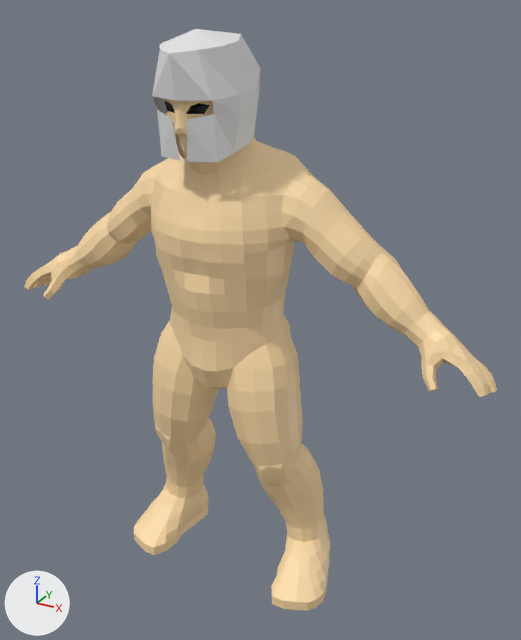
Renders of the Blender file Assets/Base Enemy/Base Enemy.blend from each side of a commit.
Rendered twice from a camera (50 mm lens) standing at (1.28, -2.06, 2.18) and looking at (0.11, 0.07, 1.11). The lights are fixed; the arrows at lower left show +X, +Y and +Z.

The older version as bpy lines, for what is in view:
```python
me_cylinder_001 = bpy.data.meshes.new('Cylinder.001')
me_cylinder_001.from_pydata(...)  # 25 vertices, 19 faces; spans x 0.0..0.148, y -0.273..0.095, z 1.733..2.106
me_plane_001 = bpy.data.meshes.new('Plane.001')
me_plane_001.from_pydata(...)  # 1523 vertices, 1684 faces; spans x -0.97..0.97, y -0.21..0.29, z 0.0..2.06
# faces by material slot: [1672, 12]
me_plane_001.materials.append(mat_skin)  # beige #ffdeaa
me_plane_001.materials.append(mat_eyes)  # black #000000
ob_1mid = bpy.data.objects.new('1Mid', None)
ob_1mid.location = (0.0, 0.0, 0.0)
ob_character = bpy.data.objects.new('Character', me_plane_001)
ob_character.location = (0.0, -0.044, 0.025)
ob_cylinder = bpy.data.objects.new('Cylinder', me_cylinder_001)
ob_cylinder.location = (0.0, 0.0, 0.0)
_m = ob_cylinder.modifiers.new('Mirror', 'MIRROR')
_m.use_clip = True
_m.mirror_object = ob_1mid
```
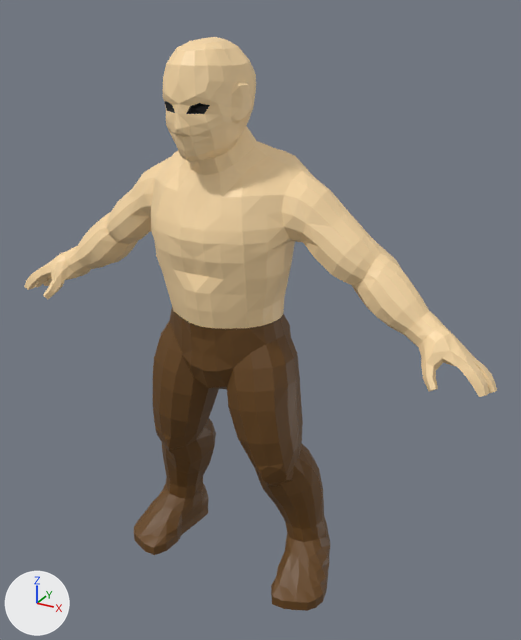
ob_1mid is not drawn itself; it is used by a modifier of ob_cylinder.

The newer file is also turned or shifted as a whole; pictures and numbers use the older file's frame.

Boxes (x1, y1, x2, y2) around the edits, measured in the pictures (521 x 640 px):
```json
{"object": "Character", "change": "shading changed, recoloured", "before": [31, 37, 330, 611], "after": [31, 37, 330, 611], "on screen": "beige to brown"}
{"object": "Cylinder", "change": "deleted", "before": [152, 29, 260, 162]}
{"part": 1, "of": "me_plane_001", "change": "shading changed", "before": [24, 98, 497, 397], "after": [24, 98, 497, 397]}
{"part": 2, "of": "me_plane_001", "change": "recoloured", "before": [134, 307, 330, 611], "after": [134, 307, 330, 611], "on screen": "beige to brown"}
```

Edits to the scene script, one JSON object a line:
```json
{"op": "add", "block": "mat_lowerbody", "code": ["mat_lowerbody = principled_material('LowerBody')", "mat_lowerbody.base_color = (0.138, 0.0598, 0.0102)  # brown #68451a"]}
{"block": "me_plane_001", "where": "me_plane_001.from_pydata(...)  # 1523 vertices, 1684 faces; spans x -0.97..0.97, y -0.21..0.29, z 0.0..2.06"}
{"block": "me_plane_001", "where": "# used by ob_character; location = (0.0, -0.044, 0.025)"}
{"block": "me_plane_001", "change": "me_plane_001 part 1: edges marked sharp go from 3154 to 0"}
{"block": "me_plane_001", "change": "me_plane_001 part 2: all 564 faces centred in x -0.45..0.45, y -0.11..0.27, z 0.0..1.11 switch from mat_skin (beige #ffdeaa) to mat_lowerbody (brown #68451a)"}
{"op": "remove", "block": "ob_cylinder", "code": ["ob_cylinder = bpy.data.objects.new('Cylinder', me_cylinder_001)", "ob_cylinder.location = (0.0, 0.0, 0.0)", "_m = ob_cylinder.modifiers.new('Mirror', 'MIRROR')", "_m.use_clip = True", "_m.mirror_object = ob_1mid"]}
{"op": "remove", "block": "ob_1mid", "code": ["ob_1mid = bpy.data.objects.new('1Mid', None)", "ob_1mid.location = (0.0, 0.0, 0.0)"]}
```
